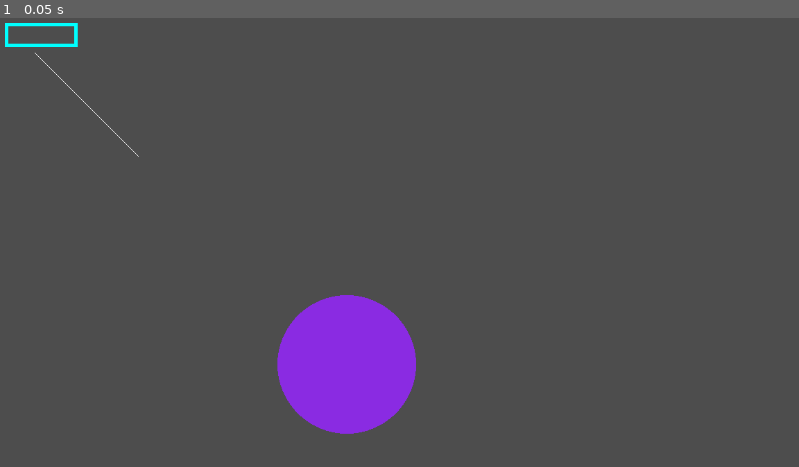
Above: before the commit, frame 1.
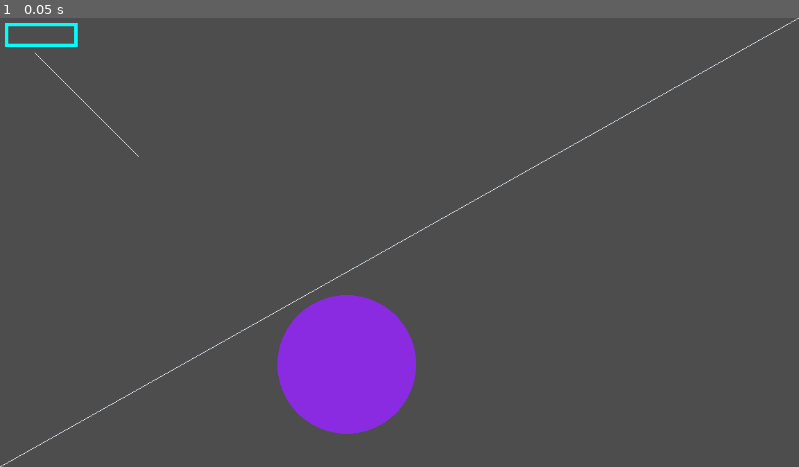
Above: after the commit, the same moment.

Repository: JunH0128/2025
Game: Godot game, scene res://Loops.tscn
The game is run twice, just before and just after one commit, with the same random seed, the same clock (stepped at 60 frames per second) and the same inputs.
Inputs:
- Up to frame 1 (0.05 s): no input

The runs differ from the first frame. In frame 1, 0.3% of the frame differs, in the area x 0-100%, y 0-100%.

Commit message:
drawed a line

Diff:
--- a/loops/loops.gd
+++ b/loops/loops.gd
@@ -13,5 +13,12 @@
 	draw_line(Vector2(50, 50), Vector2(200, 200), Color.WHITE)
 	draw_circle(Vector2(500, 500), 100 , Color.BLUE_VIOLET, true)
 
+	var v = get_viewport_rect()
+
+	draw_line(Vector2(0, v.size.y), Vector2(v.size.x,0), Color.ALICE_BLUE)
+
+	for i in range(10):
+		print(i)
+
 
 	pass
